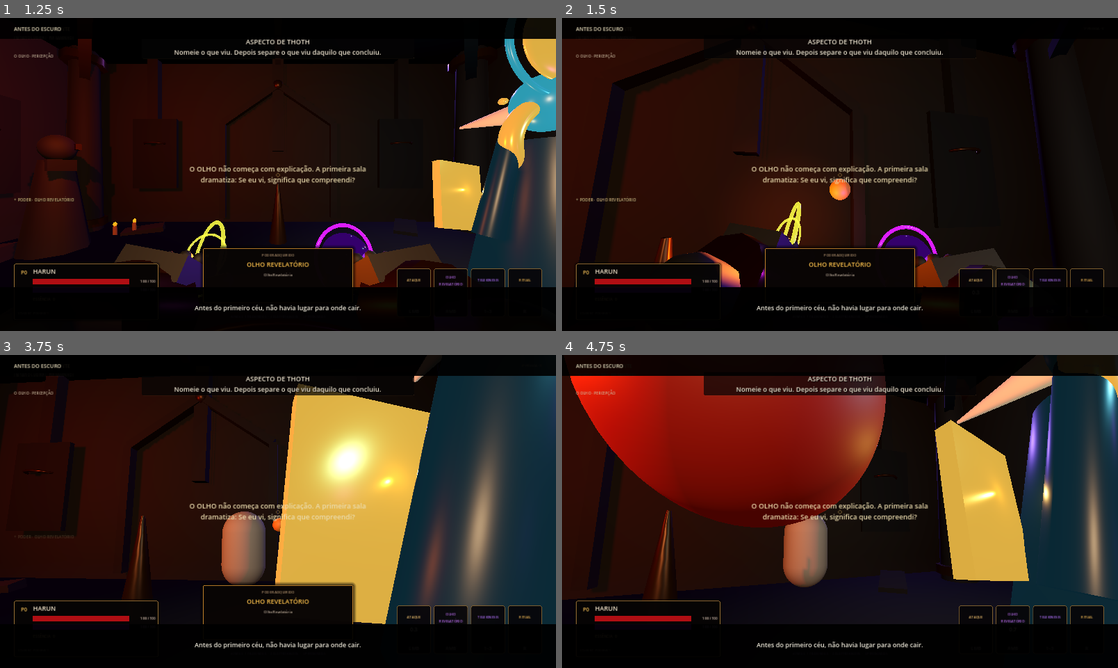
Above: before the commit, frames 1-4 (two rows, left to right).
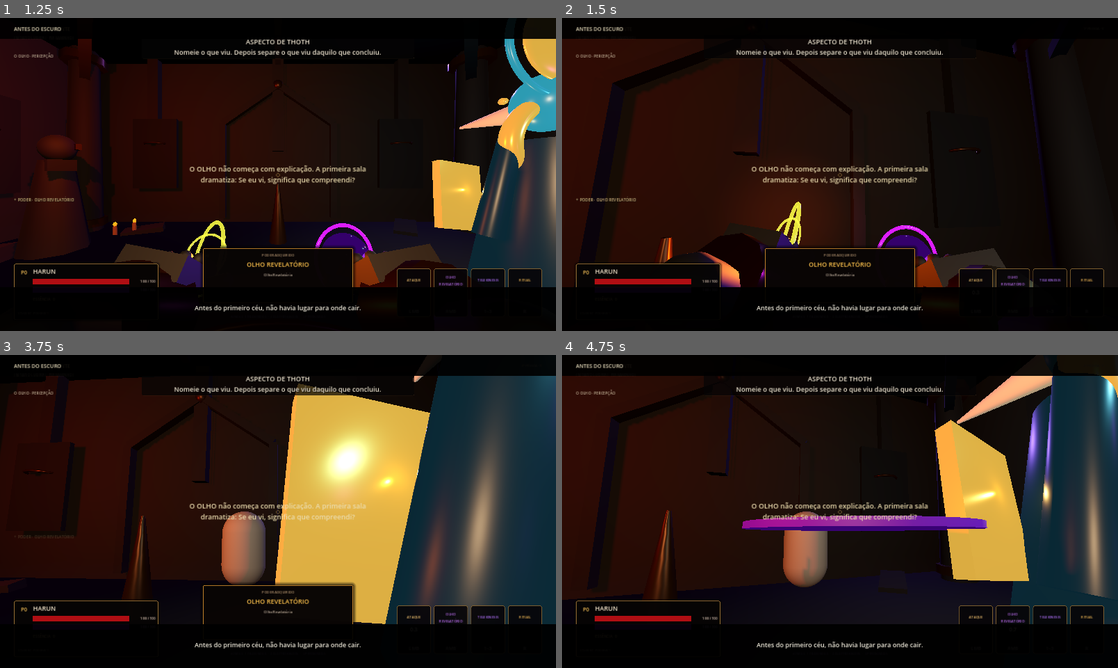
Above: after the commit, the same moments.

Repository: neuralSynapse/societaselectorum
Game: Godot game, scene res://scenes/boot/Main.tscn
The game is run twice, just before and just after one commit, with the same random seed, the same clock (stepped at 60 frames per second) and the same inputs.
Inputs (mouse positions are in pixels of both pictures, inside the frame that each line leads up to):
- Up to frame 1 (1.25 s): click "NOVA CAMPANHA · PORTAL 0" at 0.5 s
- Up to frame 2 (1.5 s): tap Enter (ui_accept) at 1.25 s; move the mouse to (867, 174) at 1.27 s; hold W (move_forward) from 1.28 s (still down); hold Q (dodge) from 1.28 s (still down); click (867, 174) at 1.42 s
- Up to frame 3 (3.75 s): keep holding W (move_forward); tap Space (jump) at 1.52, 2.27 s; tap R (instrument) at 1.55, 2.1 s; move the mouse to (250, 511) at 2.02 s; release Q (dodge) at 2.03 s; right-click (250, 511) at 2.3 s; move the mouse to (289, 505) at 2.77 s; hold Right mouse button (power) 2.78-3.53 s; tap Q (dodge) at 3.05 s; move the mouse to (272, 517) at 3.52 s; tap V (camera_toggle) at 3.6 s; click (272, 517) at 3.67 s
- Up to frame 4 (4.75 s): keep holding W (move_forward); tap Space (jump) at 3.77, 4.52 s; tap R (instrument) at 3.8 s; move the mouse to (878, 514) at 4.27 s; hold C (consume) from 4.28 s (still down); right-click (878, 514) at 4.55 s

Frame 1 is identical in both runs. In frame 2, 0.2% of the frame differs, in the area x 48-52%, y 51-59%; in frame 3, less than 0.1%; in frame 4, 23%, in the area x 1-93%, y 6-69%.

Commit message:
fix: send primary shot from left muzzle along camera aim

Diff:
--- a/game/chronica-harun/autoload/VFXDirector.gd
+++ b/game/chronica-harun/autoload/VFXDirector.gd
@@ -5,8 +5,8 @@
 const MAX_EMISSION := 0.55
 const TELEGRAPH_MAX_EMISSION := 0.08
 const EFFECTS := {
-    "player_primary": {"color":Color(0.72,0.43,0.12), "size":0.20, "end_scale":1.0, "duration":0.10, "emission":0.24, "shape":"sphere", "travel":2.4},
-    "player_power": {"color":Color(0.52,0.08,0.05), "size":0.34, "end_scale":2.8, "duration":0.22, "emission":0.30, "shape":"sphere"},
+    "player_primary": {"color":Color(0.95,0.53,0.10), "size":0.16, "start_scale":0.52, "end_scale":0.52, "duration":0.16, "emission":0.34, "shape":"sphere", "travel":5.6},
+    "player_power": {"color":Color(0.34,0.055,0.72), "size":0.38, "start_scale":0.62, "end_scale":1.72, "duration":0.28, "emission":0.42, "shape":"disc"},
     "player_dodge": {"color":Color(0.31,0.13,0.55), "size":0.22, "end_scale":2.5, "duration":0.16, "emission":0.20, "shape":"disc"},
     "perfect_dodge": {"color":Color(0.95,0.57,0.12), "size":0.30, "end_scale":3.4, "duration":0.20, "emission":0.44, "shape":"disc"},
     "power_reveal": {"color":Color(0.91,0.39,0.08), "size":0.42, "end_scale":3.0, "duration":0.36, "emission":0.48, "shape":"disc"},
@@ -89,7 +89,7 @@
         material.emission = color
         material.emission_energy_multiplier = emission
     mesh_instance.material_override = material
-    root.scale = Vector3.ONE * 0.45
+    root.scale = Vector3.ONE * float(spec.get("start_scale", 0.45))
     var duration := float(spec.get("duration", 0.18))
     var travel := float(spec.get("travel", 0.0))
     var tween := root.create_tween().set_parallel(true)
@@ -122,6 +122,7 @@
         _player.primary_attack_requested.connect(_on_primary_requested.bind(_player))
         _player.power_requested.connect(_on_power_requested.bind(_player))
         _player.kinesis_slot_requested.connect(_on_kinesis_requested.bind(_player))
+        call_deferred("_install_start_floor_tutorial", _player)
     elif node is RoomDirector:
         node.set_meta("audio_vfx_bound", true)
         (node as RoomDirector).room_entered.connect(_on_room_entered.bind(node as RoomDirector))
@@ -131,19 +132,20 @@
     if now < _primary_ready_at:
         return
     _primary_ready_at = now + 250
-    var origin := _player_feedback_origin(player)
-    var direction := -player.global_transform.basis.z
+    var direction := _player_aim_direction(player)
+    var origin := _player_primary_origin(player, direction)
     emit_feedback(&"player_primary", origin, direction)
     AudioDirector.play_3d(&"player_primary", origin)
 
 func _on_power_requested(player: PlayerController) -> void:
-    var origin := _player_feedback_origin(player)
-    emit_feedback(&"player_power", origin, -player.global_transform.basis.z)
+    var direction := _player_aim_direction(player)
+    var origin := _player_power_origin(player)
+    emit_feedback(&"player_power", origin, direction)
     AudioDirector.play_3d(&"player_power", origin)
 
 func _on_kinesis_requested(_slot: int, player: PlayerController) -> void:
     var origin := _player_feedback_origin(player)
-    emit_feedback(&"kinesis", origin, -player.global_transform.basis.z)
+    emit_feedback(&"kinesis", origin, _player_aim_direction(player))
     AudioDirector.play_3d(&"kinesis", origin)
 
 func _on_content_effect(_effect_id: StringName, payload: Dictionary) -> void:
@@ -182,8 +184,77 @@
 func _active_player() -> PlayerController:
     return _player if is_instance_valid(_player) else null
 
+func _player_aim_direction(player: PlayerController) -> Vector3:
+    var camera := player.get_node_or_null("Head/Camera3D") as Camera3D
+    if camera != null:
+        return (-camera.global_transform.basis.z).normalized()
+    return (-player.global_transform.basis.z).normalized()
+
+func _player_primary_origin(player: PlayerController, forward: Vector3) -> Vector3:
+    var camera := player.get_node_or_null("Head/Camera3D") as Camera3D
+    var muzzle := player.get_node_or_null("Head/Camera3D/ViewModelRoot/LeftGauntlet/PrimaryMuzzle") as Node3D
+    if camera != null and muzzle != null:
+        var camera_to_origin := muzzle.global_position - camera.global_position
+        if camera_to_origin.dot(forward) >= 0.30:
+            return muzzle.global_position
+        return camera.global_position + forward * 0.92 - camera.global_transform.basis.x * 0.28 - camera.global_transform.basis.y * 0.16
+    return player.global_position + Vector3.UP * 1.20 + forward * 0.85
+
+func _player_power_origin(player: PlayerController) -> Vector3:
+    var orb := player.get_node_or_null("Head/Camera3D/ViewModelRoot/RightGauntlet/RightVoidOrb") as Node3D
+    if orb != null:
+        return orb.global_position
+    return _player_feedback_origin(player)
+
 func _player_feedback_origin(player: PlayerController) -> Vector3:
     var camera := player.get_node_or_null("Head/Camera3D") as Camera3D
     if camera:
-        return camera.global_position + (-camera.global_transform.basis.z * 0.72)
+        return camera.global_position + _player_aim_direction(player) * 0.82
     return player.global_position + Vector3.UP * 1.2
+
+func _install_start_floor_tutorial(player: PlayerController) -> void:
+    if player == null or not is_instance_valid(player):
+        return
+    if String(GameState.current_stage_id) != "o_olho" or GameState.stage_index != 0:
+        return
+    var host := player.get_parent() as Node3D
+    if host == null or host.get_node_or_null("TutorialFloorGuide") != null:
+        return
+    var guide := Node3D.new()
+    guide.name = "TutorialFloorGuide"
+    host.add_child(guide)
+    guide.global_position = player.global_position + Vector3(0, -0.13, 0)
+    guide.global_rotation.y = player.global_rotation.y
+    _add_floor_instruction(guide, Vector3(0, 0.02, -1.35), "PORTAL 0 · CONTROLES", Color(0.86, 0.64, 0.26, 1.0), 3.8)
+    _add_floor_instruction(guide, Vector3(0, 0.02, -2.10), "WASD · MOVER", Color(0.78, 0.72, 0.62, 1.0), 2.7)
+    _add_floor_instruction(guide, Vector3(-1.75, 0.02, -2.90), "LMB · ATAQUE PRIMÁRIO\nDOURADO · RÁPIDO · SEM CUSTO DE FOCO", Color(0.95, 0.58, 0.16, 1.0), 3.2)
+    _add_floor_instruction(guide, Vector3(1.75, 0.02, -2.90), "RMB · PODER INICIÁTICO\nVIOLETA · FORTE · CONSOME FOCO", Color(0.55, 0.28, 0.92, 1.0), 3.2)
+    _add_floor_instruction(guide, Vector3(-1.75, 0.02, -3.80), "Q · ESQUIVA", Color(0.78, 0.72, 0.62, 1.0), 2.4)
+    _add_floor_instruction(guide, Vector3(0, 0.02, -3.80), "V · CÂMERA", Color(0.78, 0.72, 0.62, 1.0), 2.4)
+    _add_floor_instruction(guide, Vector3(1.75, 0.02, -3.80), "ESC · PAUSA", Color(0.78, 0.72, 0.62, 1.0), 2.4)
+
+func _add_floor_instruction(parent: Node3D, local_position: Vector3, text: String, color: Color, width: float) -> void:
+    var plaque := MeshInstance3D.new()
+    var plaque_mesh := BoxMesh.new()
+    plaque_mesh.size = Vector3(width, 0.018, 0.62)
+    plaque.mesh = plaque_mesh
+    plaque.position = local_position
+    var plaque_material := StandardMaterial3D.new()
+    plaque_material.albedo_color = Color(0.018, 0.015, 0.012, 0.96)
+    plaque_material.metallic = 0.16
+    plaque_material.roughness = 0.72
+    plaque.material_override = plaque_material
+    parent.add_child(plaque)
+
+    var label := Label3D.new()
+    label.text = text
+    label.position = local_position + Vector3(0, 0.022, 0)
+    label.rotation_degrees = Vector3(-90, 0, 0)
+    label.font_size = 34
+    label.pixel_size = 0.0052
+    label.modulate = color
+    label.outline_size = 8
+    label.outline_modulate = Color(0.01, 0.008, 0.006, 1.0)
+    label.horizontal_alignment = HORIZONTAL_ALIGNMENT_CENTER
+    label.vertical_alignment = VERTICAL_ALIGNMENT_CENTER
+    parent.add_child(label)
